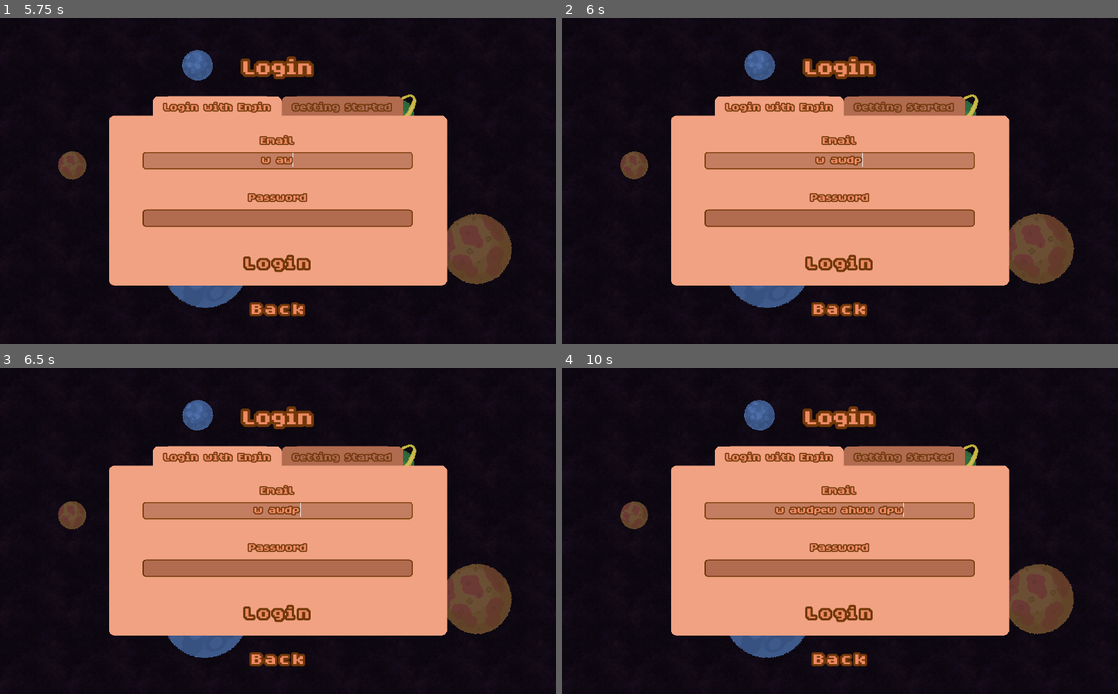
Above: before the commit, frames 1-4 (two rows, left to right).
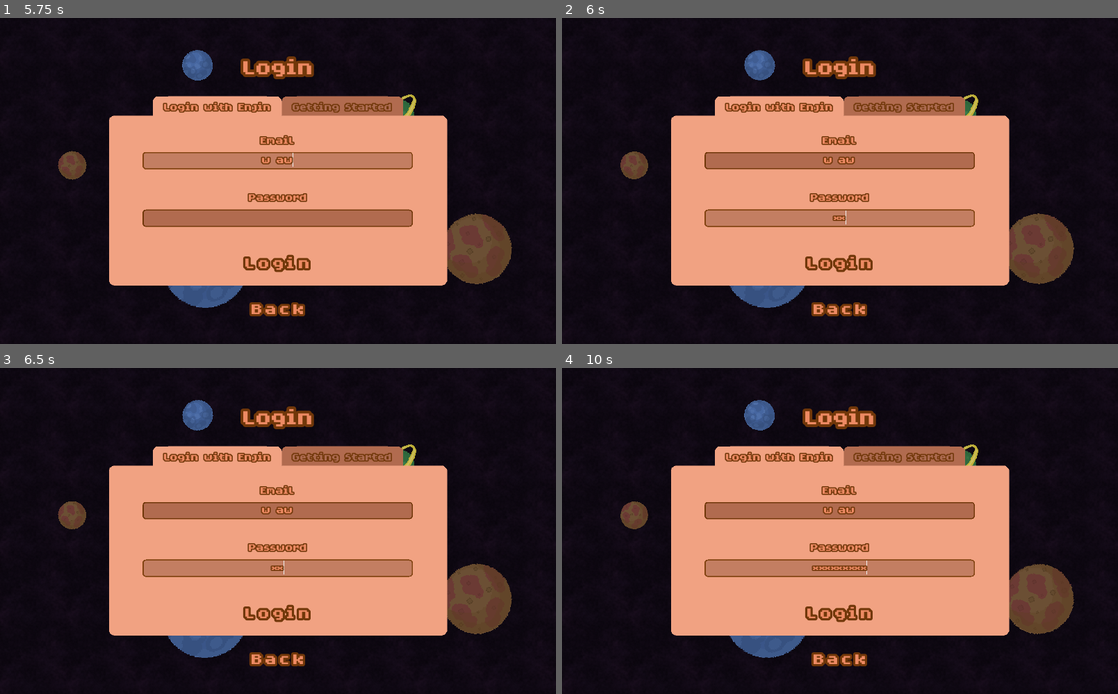
Above: after the commit, the same moments.

Repository: MichaelRRyan/Mecha-Miners
Game: Godot game, scene res://scenes/ui/screens/TitleScreen.tscn
The game is run twice, just before and just after one commit, with the same random seed, the same clock (stepped at 60 frames per second) and the same inputs.
Inputs (mouse positions are in pixels of both pictures, inside the frame that each line leads up to):
- Up to frame 1 (5.75 s): click "START" at 0.5 s; click (278, 161) at 1.27 s; type "12" at 1.35 s; click (278, 216) at 1.5 s; type "12" at 1.58 s; click "Login" at 2 s; click "Back" at 2.75 s; click "START" at 3.5 s; tap Enter at 4.25 s; move the mouse to (400, 164) at 4.27 s; press the mouse at (400, 164) at 4.28 s; hold D (move_right) 4.28-5.03 s; tap W (jump) at 4.52, 5.27 s; tap Space at 5 s; move the mouse to (166, 197) at 5.02 s; release the mouse at (166, 197) at 5.03 s; hold A (move_left) from 5.03 s (still down); right-click (166, 197) at 5.1 s
- Up to frame 2 (6 s): tap Enter at 5.75 s; move the mouse to (895, 109) at 5.77 s; release A (move_left) at 5.78 s; hold D (move_right) from 5.78 s (still down); hold P (ai_perspective) from 5.78 s (still down)
- Up to frame 3 (6.5 s): keep holding D (move_right); keep holding P (ai_perspective)
- Up to frame 4 (10 s): move the mouse to (812, 596) at 6.52 s; release P (ai_perspective) at 6.53 s; tap E (interact) at 6.6 s; tap W (jump) at 6.77, 7.52, 8.27, 9.77 s; tap Space at 7.25, 9.5 s; move the mouse to (1006, 579) at 7.27 s; release D (move_right) at 7.28 s; hold H (toggle_network_panel) 7.28-8.03 s; hold A (move_left) 7.28-9.53 s; move the mouse to (673, 482) at 8.02 s; click (673, 482) at 8.1 s; tap Enter at 8.75 s; move the mouse to (867, 531) at 8.77 s; hold Right mouse button (action2) 8.78-9.53 s; move the mouse to (756, 449) at 9.52 s; hold D (move_right) from 9.53 s (still down); tap P (ai_perspective) at 9.6 s

Frame 1 is identical in both runs. In frame 2, 0.5% of the frame differs, in the area x 25-75%, y 41-65%; in frame 3, 0.5%; in frame 4, 0.9%.
Error in both runs: Invalid get index 'data' (on base: 'Nil'). (res://addons/godot-enjin-api/scripts/enjin_api.gd:84)

Commit message:
Moved non login logic out of the login panel
Additionally made enter move to the next line edit or login button as tab does.

Diff:
--- a/scenes/ui/screens/LoginScreen.tscn
+++ b/scenes/ui/screens/LoginScreen.tscn
@@ -110,4 +110,7 @@
 margin_top = 36.0
 
 [connection signal="pressed" from="BackButton" to="." method="_on_BackButton_pressed"]
+[connection signal="user_logged_in" from="TabContainer/Login with Enjin" to="." method="_on_LoginPanel_user_logged_in"]
+[connection signal="text_entered" from="TabContainer/Login with Enjin/VBoxContainer/EmailField" to="TabContainer/Login with Enjin" method="_on_EmailField_text_entered"]
+[connection signal="text_entered" from="TabContainer/Login with Enjin/VBoxContainer/PasswordField" to="TabContainer/Login with Enjin" method="_on_PasswordField_text_entered"]
 [connection signal="pressed" from="TabContainer/Login with Enjin/VBoxContainer/LoginButton" to="TabContainer/Login with Enjin" method="_on_LoginButton_pressed"]
--- a/scripts/ui/screens/LoginPanel.gd
+++ b/scripts/ui/screens/LoginPanel.gd
@@ -1,17 +1,16 @@
 extends Control
 
-const APP_ID = 6145
+signal user_logged_in()
 
 onready var _emailField : LineEdit = find_node("EmailField")
 onready var _passwordField : LineEdit = find_node("PasswordField")
 onready var _error_label : Label = find_node("ErrorLabel")
+onready var _login_button : Button = find_node("LoginButton")
 
 
 # ------------------------------------------------------------------------------
 func _ready():
-	var _r
-	_r = Enjin.connect("login_response", self, "_on_Enjin_login_response")
-	_r = Enjin.connect("get_user_info_response", self, "_on_Enjin_get_user_info_response")
+	var _r = Enjin.connect("login_response", self, "_on_Enjin_login_response")
 
 
 # ------------------------------------------------------------------------------
@@ -30,37 +29,9 @@
 #-------------------------------------------------------------------------------
 func _on_Enjin_login_response(successful : bool, _error) -> void:
 	if successful:
-		Enjin.get_current_user_info()
+		emit_signal("user_logged_in")
 	else:
 		_display_error_message("Incorrect username or password.")
-
-
-#-------------------------------------------------------------------------------
-func _on_Enjin_get_user_info_response(info, _error) -> void:
-	# Checks the returned data is not null.
-	if info != null:
-		var identities = info.identities
-
-		# Checks if the user has any identities.
-		if identities.empty():
-			_display_error_message("No identities.")
-
-		else:
-			# Searches for an identity for this app.
-			var app_identity = null
-			for identity in identities:
-				if identity.app.id == APP_ID:
-					app_identity = identity
-					break
-
-			# Checks if an identity was found.
-			if app_identity != null:
-				if app_identity.wallet.ethAddress != null:
-					_display_error_message("wallet " + app_identity.wallet.ethAddress)
-				else:
-					_display_error_message("User has an identity but no linked wallet.")
-			else:
-				_display_error_message("User has no identity on this platform.")
 
 
 # ------------------------------------------------------------------------------
@@ -70,3 +41,14 @@
 
 
 # ------------------------------------------------------------------------------
+func _on_EmailField_text_entered(_new_text):
+	_passwordField.grab_focus()
+
+
+# ------------------------------------------------------------------------------
+func _on_PasswordField_text_entered(_new_text):
+	_on_LoginButton_pressed()
+	_login_button.grab_focus()
+
+
+# ------------------------------------------------------------------------------
--- a/scripts/ui/screens/LoginScreen.gd
+++ b/scripts/ui/screens/LoginScreen.gd
@@ -1,10 +1,13 @@
 extends Control
+
+const APP_ID = 6145
+
+onready var _login_tab = get_node("TabContainer/Login with Enjin")
 
 
 # ------------------------------------------------------------------------------
-func _on_LoginButton_pressed():
-	if get_tree().change_scene("res://scenes/world/World.tscn") != OK:
-		print_debug("Cannot change scene to World.")
+func _ready():
+	var _r = Enjin.connect("get_user_info_response", self, "_on_Enjin_get_user_info_response")
 
 
 # ------------------------------------------------------------------------------
@@ -14,3 +17,39 @@
 
 
 # ------------------------------------------------------------------------------
+func _on_LoginPanel_user_logged_in():
+	Enjin.get_current_user_info()
+
+
+# ------------------------------------------------------------------------------
+func _on_Enjin_get_user_info_response(info, _error) -> void:
+	# Checks the returned data is not null.
+	if info != null:
+		var identities = info.identities
+
+		# Checks if the user has any identities.
+		if identities.empty():
+			_login_tab._display_error_message("No identities.")
+			# TODO: Create identity for them.
+
+		else:
+			# Searches for an identity for this app.
+			var app_identity = null
+			for identity in identities:
+				if identity.app.id == APP_ID:
+					app_identity = identity
+					break
+
+			# Checks if an identity was found.
+			if app_identity != null:
+				if app_identity.wallet.ethAddress != null:
+					_login_tab._display_error_message("wallet " + app_identity.wallet.ethAddress)
+				else:
+					_login_tab._display_error_message("User has an identity but no linked wallet.")
+					# TODO: Link wallet.
+			else:
+				_login_tab._display_error_message("User has no identity on this platform.")
+				# TODO: Create identity for them.
+
+
+# ------------------------------------------------------------------------------
